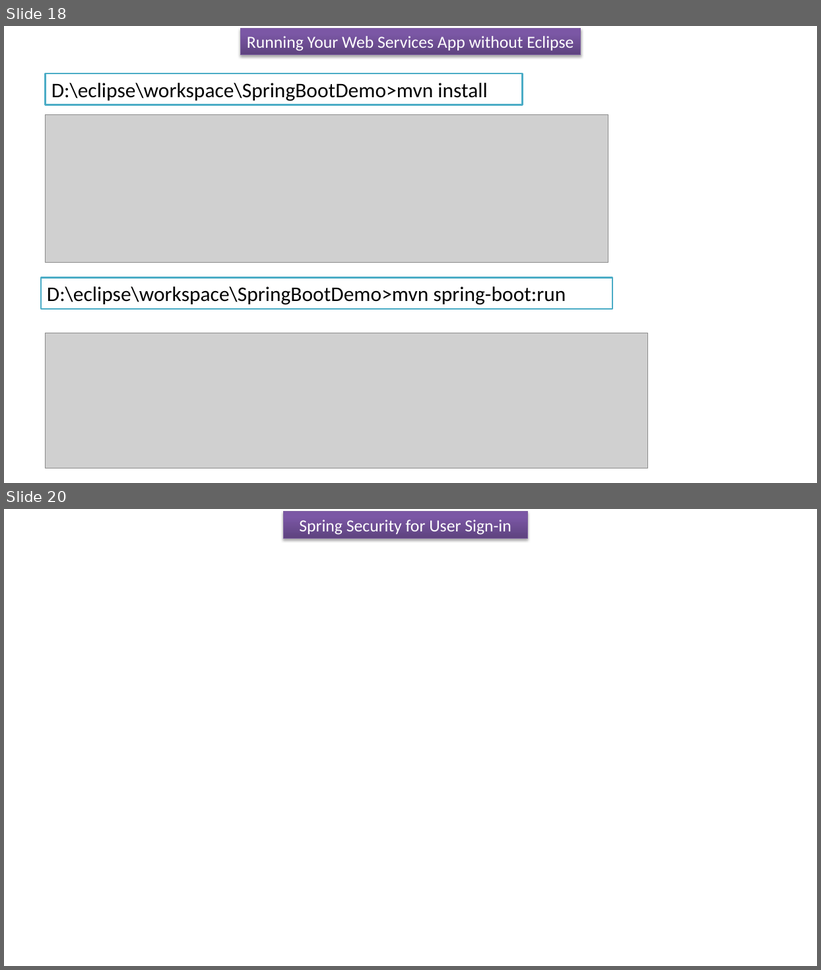
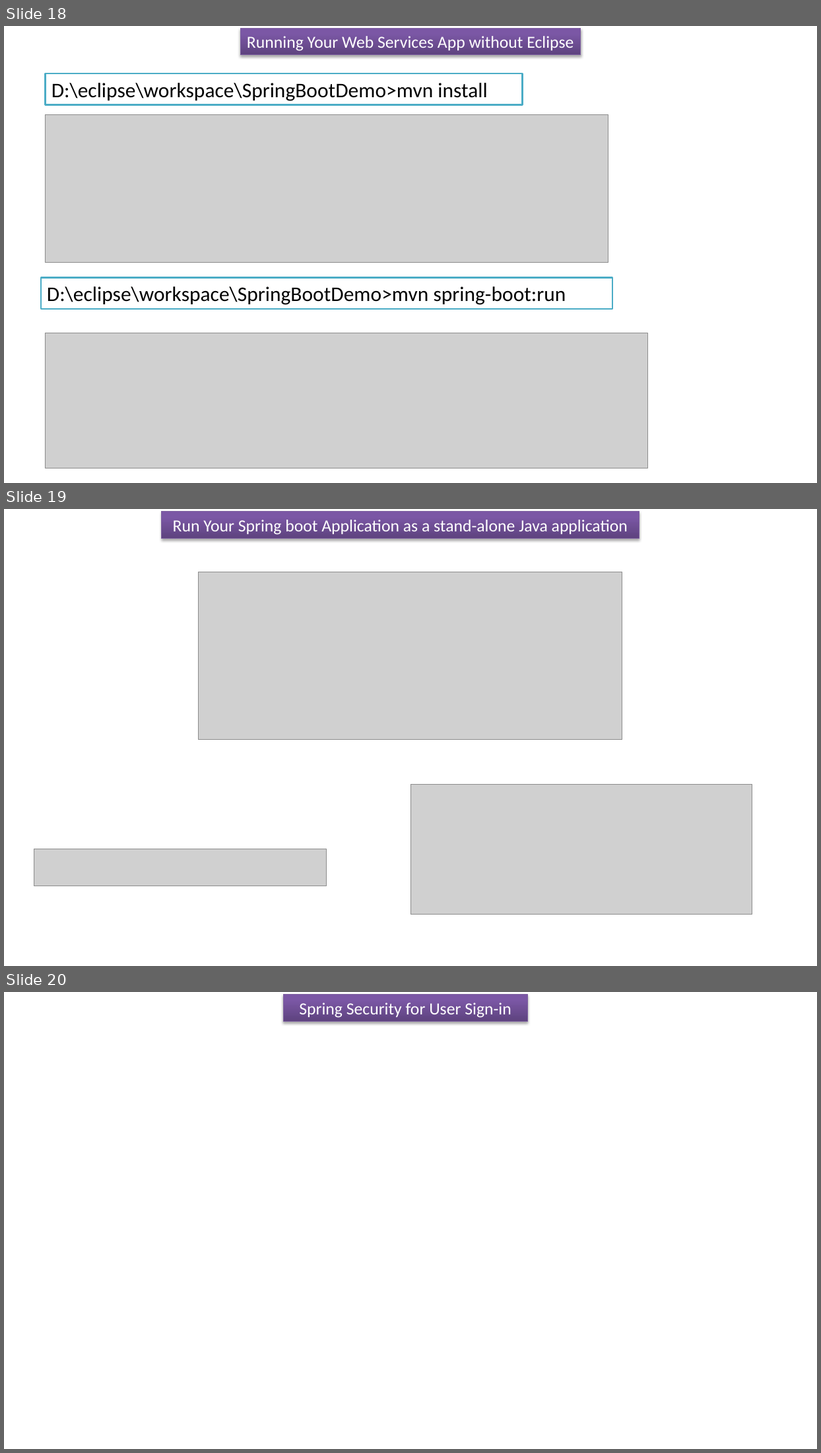
Before and after one commit to ramram43210/Java_2021, a slide deck: Java_2021/SpringBoot_Signup_Signin/User_Signin_Signup_Security.pptx. Shown one above the other, each under a label of ours: slides 18 and 20 before the commit, slides 18, 19 and 20 after it; the slides between them are not shown. The pictures are 821x970 and 821x1453 pixels, drawn with LibreOffice and Linux fonts; fonts in the diff are those of the drawing; grey boxes stand for pictures. Boxes give left, top, right and bottom in pixels: in the first picture for what was removed or moved away, otherwise in the second. Text is boxed around its words. In the diff, an @@ line names an element or a change of style, - is before the commit and + after.

```diff
--- a/Java_2021/SpringBoot_Signup_Signin/User_Signin_Signup_Security.pptx
+++ b/Java_2021/SpringBoot_Signup_Signin/User_Signin_Signup_Security.pptx
@@ slide 19 added at box(4, 509, 817, 966), background #FFFFFF @@
@@ rectangle added at box(161, 512, 639, 538), fill gradient #5F4480 to #7B58A6 to #7C57A8, outline #7D60A0 0.75 pt, 20 pt, text #FFFFFF @@
+Run Your Spring boot Application as a stand-alone Java application
@@ picture added at box(199, 572, 622, 740) @@
@@ picture added at box(411, 785, 752, 916) @@
@@ picture added at box(34, 850, 327, 886) @@
```
Also in this commit, not shown: 1 slide removed.
